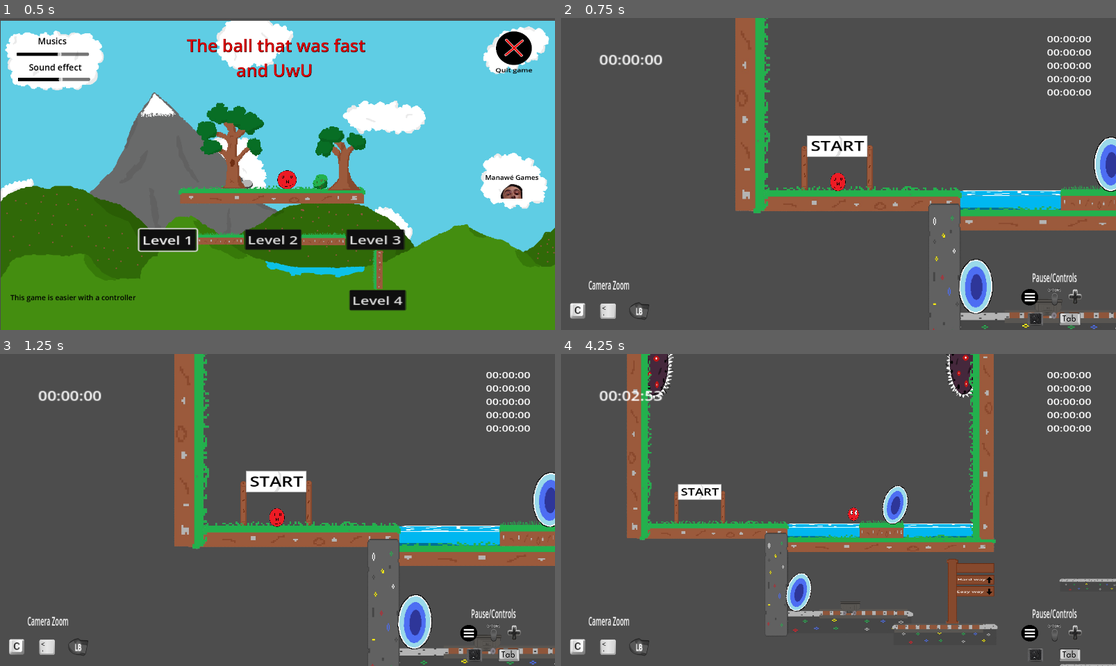
Above: before the commit, frames 1-4 (two rows, left to right).
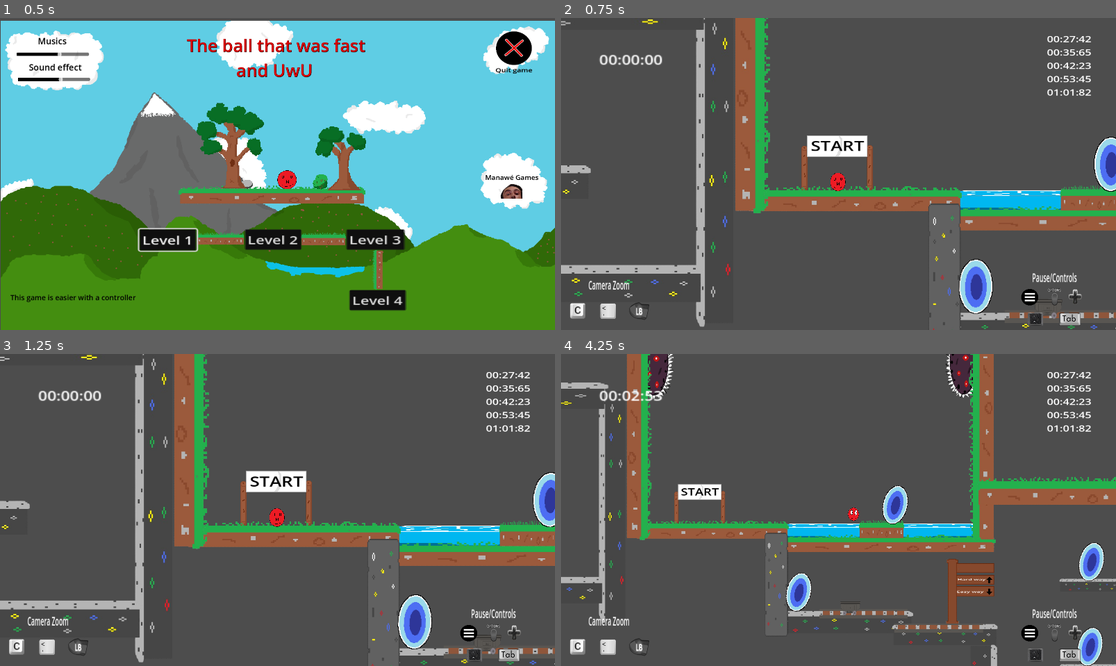
Above: after the commit, the same moments.

Repository: Mahnwe/TheBallThatWasUwU
Game: Godot game, scene res://Scenes/menu.tscn
Two runs of this game, one before a commit and one after it. Both use one fixed random seed, a clock stepped at 60 frames per second and the inputs below. Sound files missing from this copy of the repository are replaced by a short silence.
Inputs (mouse positions are in pixels of both pictures, inside the frame that each line leads up to):
- Up to frame 1 (0.5 s): no input
- Up to frame 2 (0.75 s): click "Level 4" at 0.5 s
- Up to frame 3 (1.25 s): no input
- Up to frame 4 (4.25 s): tap Enter at 1.25 s; move the mouse to (960, 494) at 1.27 s; hold D (move_right) 1.28-2.78 s; tap F (next_level) at 1.35, 2.3, 3.05, 3.6 s; click (960, 494) at 1.42 s; tap Space (jump) at 1.52, 2.27, 3.77 s; move the mouse to (727, 525) at 2.02 s; tap C (camera_dezoom) at 2.1 s; move the mouse to (894, 441) at 2.77 s; hold A (move_left) 2.78-3.53 s; tap Shift (dash) at 2.85 s; move the mouse to (810, 572) at 3.52 s; hold D (move_right) from 3.53 s (still down); click (810, 572) at 3.67 s

Frame 1 is identical in both runs. In frame 2, 2.8% of the frame differs, in the area x 0-96%, y 0-100%; in frame 3, 2.8%; in frame 4, 4.3%, in the area x 0-100%, y 5-100%.

Commit message:
Start working on level 4 LD and add level4 part to timer storage system

Diff:
--- a/Ressources/Save_game.gd
+++ b/Ressources/Save_game.gd
@@ -72,3 +72,12 @@
 			var file = FileAccess.open("Ressources/timer_rank_data_level3.json", FileAccess.READ)
 			var data = JSON.parse_string(file.get_as_text())
 			file_data = data
+	elif is_level_4:
+		var check_if_file_empty = FileAccess.get_file_as_string("Ressources/timer_rank_data_level4.json")
+		if check_if_file_empty.is_empty():
+			saveData()
+			return
+		else:
+			var file = FileAccess.open("Ressources/timer_rank_data_level4.json", FileAccess.READ)
+			var data = JSON.parse_string(file.get_as_text())
+			file_data = data
--- a/Ressources/timer_rank_data_level4.json
+++ b/Ressources/timer_rank_data_level4.json
@@ -1 +1 @@
-[37.420,45.653,52.236,63.458,71.826]
+[27.420,35.653,42.236,53.458,61.826]
--- a/Scenes/level4.tscn
+++ b/Scenes/level4.tscn
@@ -17,6 +17,26 @@
 [ext_resource type="Texture2D" uid="uid://sxo4l8c4oxat" path="res://Arts/SpritesSigns/SpriteArrowSign-removebg-preview.png" id="15_0fl21"]
 [ext_resource type="Texture2D" uid="uid://b7oslcfdthymg" path="res://Arts/RailsSprite/RailSprite.png" id="16_60pe7"]
 [ext_resource type="Texture2D" uid="uid://dkafg7yg0dgtt" path="res://Arts/RailsSprite/CartSprite.png" id="17_nr1d8"]
+[ext_resource type="PackedScene" uid="uid://dss5xj26b0dfl" path="res://Scenes/finish.tscn" id="18_rc5ql"]
+[ext_resource type="PackedScene" uid="uid://cl7gj22hnfxog" path="res://Scenes/finish_ui.tscn" id="19_mmpto"]
+
+[sub_resource type="Curve2D" id="Curve2D_wok5w"]
+_data = {
+"points": PackedVector2Array(0, 0, 0, 0, -3177, 467, 0, 0, 0, 0, -3181, 273, 0, 0, 0, 0, -3185, 5, 0, 0, 0, 0, -3185, -271, 0, 0, 0, 0, -3187, -432, 0, 0, 0, 0, -3177, 467)
+}
+point_count = 6
+
+[sub_resource type="RectangleShape2D" id="RectangleShape2D_iu2q4"]
+size = Vector2(551.346, 96.8837)
+
+[sub_resource type="Curve2D" id="Curve2D_thaxq"]
+_data = {
+"points": PackedVector2Array(0, 0, 0, 0, -5644, -1101, 0, 0, 0, 0, -5312, -1104, 0, 0, 0, 0, -5011, -1108, 0, 0, 0, 0, -4731, -1107, 0, 0, 0, 0, -5644, -1101)
+}
+point_count = 5
+
+[sub_resource type="RectangleShape2D" id="RectangleShape2D_he6x8"]
+size = Vector2(542.845, 106.212)
 
 [node name="level4" type="Node2D"]
 script = ExtResource("1_aw8g7")
@@ -131,6 +151,186 @@
 [node name="Sprite2D2" type="Sprite2D" parent="Rail"]
 position = Vector2(339.315, 204.082)
 texture = ExtResource("16_60pe7")
+
+[node name="HardPortal" parent="." instance=ExtResource("8_cv4mv")]
+position = Vector2(-1559, -1300)
+
+[node name="EasyPortal" parent="." instance=ExtResource("8_cv4mv")]
+position = Vector2(-1564, -1006)
+
+[node name="platform8" parent="." instance=ExtResource("9_ujhmm")]
+position = Vector2(-1061, -1548)
+rotation = 1.56051
+scale = Vector2(1.36121, 1.56)
+
+[node name="platform7" parent="platform8" instance=ExtResource("4_3b0rq")]
+position = Vector2(-115.02, 595.794)
+rotation = -1.55901
+scale = Vector2(0.641036, 1.14602)
+skew = -0.00281227
+
+[node name="platform9" parent="platform8" instance=ExtResource("9_ujhmm")]
+position = Vector2(486.722, 592.22)
+rotation = -1.55901
+scale = Vector2(0.641036, 1.14602)
+skew = -0.00281227
+
+[node name="platform10" parent="platform8" instance=ExtResource("9_ujhmm")]
+position = Vector2(377.749, 488.031)
+rotation = 0.0089742
+scale = Vector2(0.411392, 0.641036)
+skew = 0.00281227
+
+[node name="platform7" parent="." instance=ExtResource("9_ujhmm")]
+position = Vector2(-2484, -788)
+scale = Vector2(0.840007, 1)
+
+[node name="platform9" parent="." instance=ExtResource("9_ujhmm")]
+position = Vector2(-4644, 254)
+rotation = 1.5708
+
+[node name="platform10" parent="platform9" instance=ExtResource("9_ujhmm")]
+position = Vector2(722, -386)
+rotation = 3.14159
+
+[node name="platform11" parent="." instance=ExtResource("9_ujhmm")]
+position = Vector2(-5101, 1361)
+scale = Vector2(0.439995, 0.799999)
+
+[node name="Path2D" type="Path2D" parent="."]
+position = Vector2(-1278, 806)
+curve = SubResource("Curve2D_wok5w")
+
+[node name="PathFollow2D" type="PathFollow2D" parent="Path2D"]
+position = Vector2(-3177, 467)
+rotation = -1.59141
+rotates = false
+
+[node name="HardRockMovingPlatform" parent="Path2D/PathFollow2D" instance=ExtResource("9_ujhmm")]
+position = Vector2(89.8366, -88.1667)
+rotation = 1.5708
+scale = Vector2(0.255908, 0.763641)
+sync_to_physics = false
+
+[node name="HardPlatformTrigger" type="Area2D" parent="Path2D/PathFollow2D/HardRockMovingPlatform"]
+
+[node name="Area2D" type="CollisionShape2D" parent="Path2D/PathFollow2D/HardRockMovingPlatform/HardPlatformTrigger"]
+position = Vector2(358.563, 46.9703)
+scale = Vector2(0.999999, 0.999999)
+shape = SubResource("RectangleShape2D_iu2q4")
+
+[node name="HardPortal2" parent="." instance=ExtResource("8_cv4mv")]
+position = Vector2(-5031, 1355)
+
+[node name="platform12" parent="." instance=ExtResource("9_ujhmm")]
+position = Vector2(-4150, -124)
+scale = Vector2(1.68, 1)
+
+[node name="platform13" parent="." instance=ExtResource("9_ujhmm")]
+position = Vector2(-3096, -175)
+rotation = 3.14159
+scale = Vector2(1.56, 1)
+
+[node name="platform14" parent="." instance=ExtResource("9_ujhmm")]
+position = Vector2(-4239, 285)
+rotation = -1.31841
+scale = Vector2(0.460603, 1)
+
+[node name="platform15" parent="." instance=ExtResource("9_ujhmm")]
+position = Vector2(-3070, 69)
+rotation = -1.5708
+scale = Vector2(0.88, 0.8)
+
+[node name="platform16" parent="." instance=ExtResource("9_ujhmm")]
+position = Vector2(-2900, -450)
+rotation = 3.14159
+scale = Vector2(1.55558, 1)
+
+[node name="platform17" parent="." instance=ExtResource("9_ujhmm")]
+position = Vector2(-4068, -1305)
+rotation = 1.5708
+scale = Vector2(1.56, 1.16)
+
+[node name="platform18" parent="." instance=ExtResource("9_ujhmm")]
+position = Vector2(-6154, -1323)
+scale = Vector2(0.516973, 0.888948)
+
+[node name="EasyPortal2" parent="." instance=ExtResource("8_cv4mv")]
+position = Vector2(-6072, -1324)
+
+[node name="platform19" parent="." instance=ExtResource("9_ujhmm")]
+position = Vector2(-5727, -1206)
+rotation = 1.5708
+scale = Vector2(0.479999, 1)
+
+[node name="platform20" parent="platform19" instance=ExtResource("9_ujhmm")]
+position = Vector2(414.584, 176)
+rotation = -1.5708
+scale = Vector2(1.89438, 3.27301)
+
+[node name="Path2D2" type="Path2D" parent="."]
+curve = SubResource("Curve2D_thaxq")
+
+[node name="PathFollow2D" type="PathFollow2D" parent="Path2D2"]
+position = Vector2(-5644, -1101)
+rotation = -0.0090359
+rotates = false
+
+[node name="EasyRockPlatform" parent="Path2D2/PathFollow2D" instance=ExtResource("9_ujhmm")]
+position = Vector2(-98.3182, -75.8914)
+scale = Vector2(0.280029, 0.640374)
+sync_to_physics = false
+
+[node name="EasyPlatformTrigger" type="Area2D" parent="Path2D2/PathFollow2D/EasyRockPlatform"]
+
+[node name="CollisionShape2D" type="CollisionShape2D" parent="Path2D2/PathFollow2D/EasyRockPlatform/EasyPlatformTrigger"]
+position = Vector2(363.492, 31.1365)
+scale = Vector2(1, 0.999999)
+shape = SubResource("RectangleShape2D_he6x8")
+
+[node name="platform20" parent="." instance=ExtResource("9_ujhmm")]
+position = Vector2(-4378, -1323)
+scale = Vector2(0.48, 0.919999)
+
+[node name="platform21" parent="." instance=ExtResource("9_ujhmm")]
+position = Vector2(-4111, -976)
+rotation = -1.5708
+scale = Vector2(0.920004, 0.8)
+
+[node name="platform22" parent="." instance=ExtResource("9_ujhmm")]
+position = Vector2(-4246, -1847)
+rotation = 1.5708
+scale = Vector2(0.599998, 0.76)
+
+[node name="platform23" parent="." instance=ExtResource("9_ujhmm")]
+position = Vector2(-3332, -1045)
+rotation = -1.5708
+scale = Vector2(1.24, 1)
+
+[node name="platform24" parent="." instance=ExtResource("9_ujhmm")]
+position = Vector2(-4409, -1983)
+scale = Vector2(1.72, 1)
+
+[node name="platform25" parent="." instance=ExtResource("9_ujhmm")]
+position = Vector2(-4013, -1550)
+scale = Vector2(0.714259, 0.906913)
+
+[node name="platform26" parent="." instance=ExtResource("9_ujhmm")]
+position = Vector2(-3848, -1310)
+scale = Vector2(0.88, 1)
+
+[node name="platform27" parent="." instance=ExtResource("9_ujhmm")]
+position = Vector2(-4089, -1083)
+
+[node name="platform10" parent="." instance=ExtResource("9_ujhmm")]
+position = Vector2(-2822, -673)
+scale = Vector2(0.329639, 0.667853)
+
+[node name="Finish" parent="." instance=ExtResource("18_rc5ql")]
+position = Vector2(-2224, -774)
+scale = Vector2(0.479996, 0.56)
+
+[node name="FinishUI" parent="Finish" instance=ExtResource("19_mmpto")]
 
 [connection signal="player_exited_start_area" from="StartArea" to="." method="_on_start_area_player_exited_start_area"]
 [connection signal="continue_is_clicked" from="Player/Pause" to="." method="_on_pause_continue_is_clicked"]
@@ -140,3 +340,9 @@
 [connection signal="body_entered" from="Portal2" to="." method="_on_portal_2_body_entered"]
 [connection signal="finished" from="PauseMusic" to="." method="_on_pause_music_finished"]
 [connection signal="set_up_sign_label" from="TripleSign" to="." method="_on_triple_sign_set_up_sign_label"]
+[connection signal="body_entered" from="HardPortal" to="." method="_on_hard_portal_entered"]
+[connection signal="body_entered" from="EasyPortal" to="." method="_on_easy_portal_body_entered"]
+[connection signal="body_entered" from="Path2D/PathFollow2D/HardRockMovingPlatform/HardPlatformTrigger" to="." method="_on_hard_platform_trigger_body_entered"]
+[connection signal="body_entered" from="Path2D2/PathFollow2D/EasyRockPlatform/EasyPlatformTrigger" to="." method="_on_easy_platform_trigger_body_entered"]
+[connection signal="player_entered" from="Finish" to="." method="_on_finish_player_entered"]
+[connection signal="next_level_pressed" from="Finish/FinishUI" to="." method="_on_finish_ui_next_level_pressed"]
--- a/Scripts/level_4.gd
+++ b/Scripts/level_4.gd
@@ -8,8 +8,8 @@
 var save_position_x = -3065
 var save_position_y = -1551
 
-var finish_position_x = -1827
-var finish_position_y = 324
+var finish_position_x = -2378
+var finish_position_y = -840
 
 var queue = preload("res://Ressources/Save_game.gd").new()
 var config = ConfigFile.new()
@@ -36,6 +36,8 @@
 	$Player.can_double_jump = true
 	$Player.get_child(0).get_child(0).get_child(0).get_child(0).set_process(false)
 	_on_triple_sign_set_up_sign_label()
+	$Path2D/PathFollow2D/HardRockMovingPlatform.set_process(false)
+	$Path2D2/PathFollow2D/EasyRockPlatform.set_process(false)
 
 # Called every frame. 'delta' is the elapsed time since the previous frame.
 func _process(_delta):
@@ -116,6 +118,11 @@
 	config.save("res://Ressources/PropertieFile/properties.cfg")
 	$Player.get_child(1).animation = "stay"
 	$Player.set_physics_process(false)
+	await get_tree().create_timer(1).timeout
+	$Finish/FinishUI.get_child(0).show()
+	$Finish/FinishUI.get_child(1).show()
+	$Finish/FinishUI.get_child(2).show()
+	$Finish/FinishUI.is_UI_showing = true
 
 
 func _on_start_area_player_exited_start_area():
@@ -167,7 +174,7 @@
 
 
 func _on_portal_1_body_entered(body):
-	if body.name != "platform2":
+	if body.name == "Player":
 		$PortalSound.play()
 		await get_tree().create_timer(0.2).timeout
 		body.position.x = ($Portal2.position.x - 75)
@@ -175,10 +182,11 @@
 
 
 func _on_portal_2_body_entered(body):
-	$PortalSound.play()
-	await get_tree().create_timer(0.2).timeout
-	body.position.x = ($Portal1.position.x - 250)
-	body.position.y = ($Portal1.position.y - 50)
+	if body.name == "Player":
+		$PortalSound.play()
+		await get_tree().create_timer(0.2).timeout
+		body.position.x = ($Portal1.position.x - 250)
+		body.position.y = ($Portal1.position.y - 50)
 
 func toggle_pause():
 	$Player/Pause.show()
@@ -212,3 +220,33 @@
 func _on_triple_sign_set_up_sign_label():
 	$TripleSign.get_child(2).text = "Hard way"
 	$TripleSign.get_child(3).text = "Easy way"
+
+
+func _on_hard_portal_entered(body):
+	if body.name == "Player":
+		$PortalSound.play()
+		await get_tree().create_timer(0.2).timeout
+		body.position.x = ($HardPortal2.position.x - 75)
+		body.position.y = ($HardPortal2.position.y - 50)
+
+
+func _on_hard_platform_trigger_body_entered(body):
+	if body.name == "Player":
+		$Path2D/PathFollow2D/HardRockMovingPlatform.set_process(true)
+
+
+func _on_easy_portal_body_entered(body):
+	if body.name == "Player":
+		$PortalSound.play()
+		await get_tree().create_timer(0.2).timeout
+		body.position.x = ($EasyPortal2.position.x - 75)
+		body.position.y = ($EasyPortal2.position.y - 50)
+
+
+func _on_easy_platform_trigger_body_entered(body):
+	if body.name == "Player":
+		$Path2D2/PathFollow2D/EasyRockPlatform.set_process(true)
+
+
+func _on_finish_ui_next_level_pressed():
+	pass # Replace with function body.
Not shown: 1 places in Scenes/level4.tscn that only renumber resources
